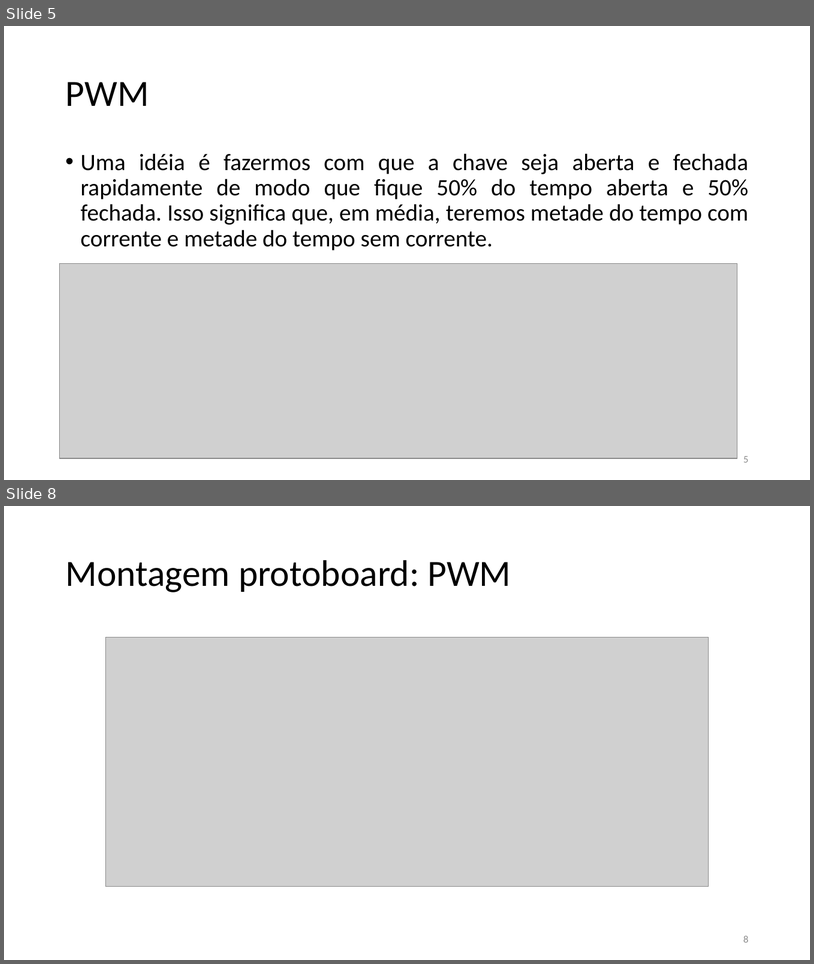
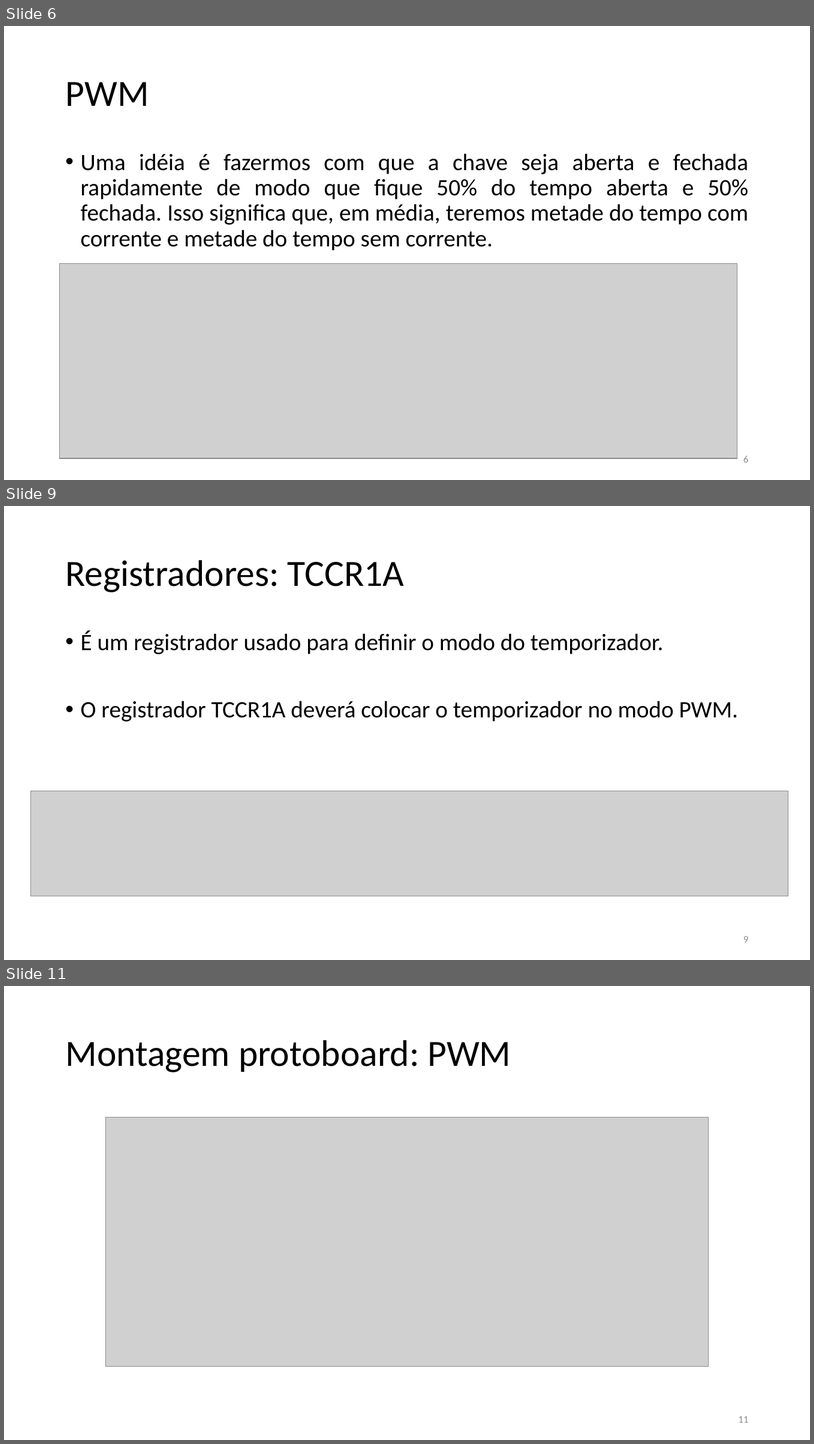
Before and after one commit to marcotulio95/PROJECT1-Arquitetura_-De_-Computadores, a slide deck: Apresentação/Arquitetura de Computadores1.pptx. Shown one above the other, each under a label of ours: slides 5 and 8 before the commit, slides 6, 9 and 11 after it; the slides between them are not shown. The pictures are 814x964 and 814x1444 pixels, drawn with LibreOffice and Linux fonts; fonts in the diff are those of the drawing; grey boxes stand for pictures. Boxes give left, top, right and bottom in pixels: in the first picture for what was removed or moved away, otherwise in the second. Text is boxed around its words. In the diff, an @@ line names an element or a change of style, - is before the commit and + after.

```diff
--- a/Apresentação/Arquitetura de Computadores1.pptx
+++ b/Apresentação/Arquitetura de Computadores1.pptx
@@ slide 9 added at box(4, 506, 810, 960), background #FFFFFF @@
@@ title added at box(65, 560, 405, 592), 44 pt, text #000000 @@
+Registradores: TCCR1A
@@ text added at box(81, 630, 738, 721), 28 pt, text #000000 @@
+• É um registrador usado para definir o modo do temporizador.
+• O registrador TCCR1A deverá colocar o temporizador no modo PWM.
@@ picture added at box(31, 791, 789, 896) @@
@@ page number added at box(744, 936, 749, 942), 12 pt, text #8C8C8C @@
+9
@@ what was slide 5 is now slide 6 @@
@@ page number at box(744, 456, 749, 462): text changed @@
-5
+6
@@ what was slide 8 is now slide 11 @@
@@ page number at box(738, 1416, 749, 1422): text changed @@
-8
+11
```
Also in this commit, not shown: 3 slides changed, 2 other slides added.
